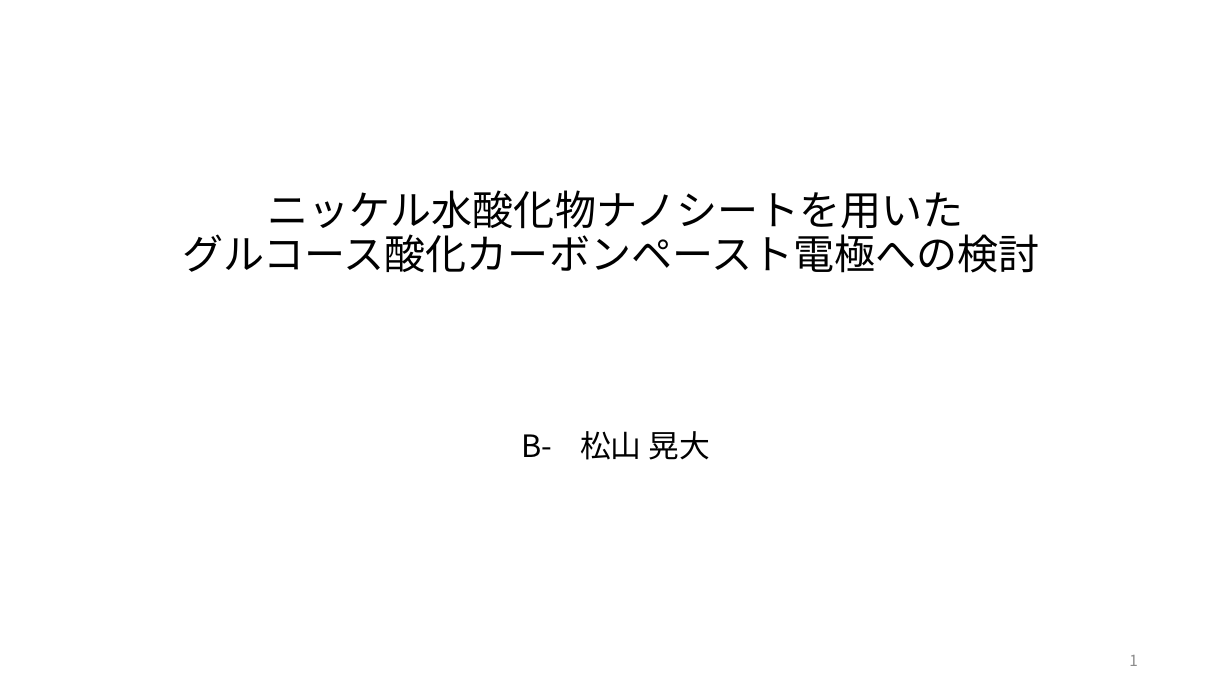
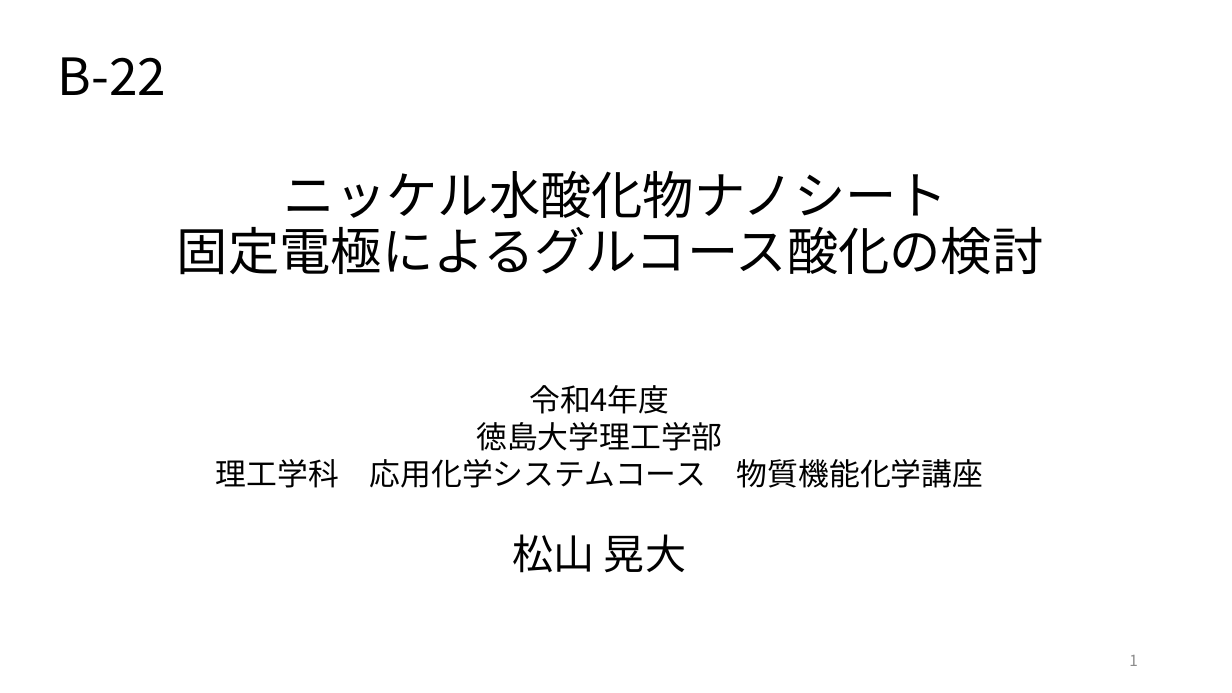
Before and after one commit to akidon0000/graduation-thesis, a slide deck: slide 1 of 卒論スライド 松山晃大.pptx. Drawn at 1232x693 pixels with LibreOffice and Linux fonts; fonts in the diff are those of the drawing. Boxes give left, top, right and bottom in pixels: in the first picture for what was removed or moved away, otherwise in the second. Text is boxed around its words. In the diff, an @@ line names an element or a change of style, - is before the commit and + after.

```diff
--- a/卒論スライド 松山晃大.pptx
+++ b/卒論スライド 松山晃大.pptx
@@ text added at (x1=58, y1=57, x2=166, y2=95), 40 pt, text #000000 @@
+B-22
@@ title at (x1=177, y1=171, x2=1044, y2=275): text changed; size 32 to 40 pt @@
-ニッケル水酸化物ナノシートを用いた
-グルコース酸化カーボンペースト電極への検討
+ニッケル水酸化物ナノシート
+固定電極によるグルコース酸化の検討
@@ text added at (x1=216, y1=385, x2=983, y2=573), 24 pt, text #000000 @@
+令和4年度
+徳島大学理工学部
+理工学科 応用化学システムコース 物質機能化学講座
+松山 晃大
@@ subtitle removed at (x1=522, y1=431, x2=711, y2=460) @@
-B- 松山 晃大
```
Also in this commit, not shown: 4 other slides changed, 8 slides added, 2 slides removed, 5 other files.
